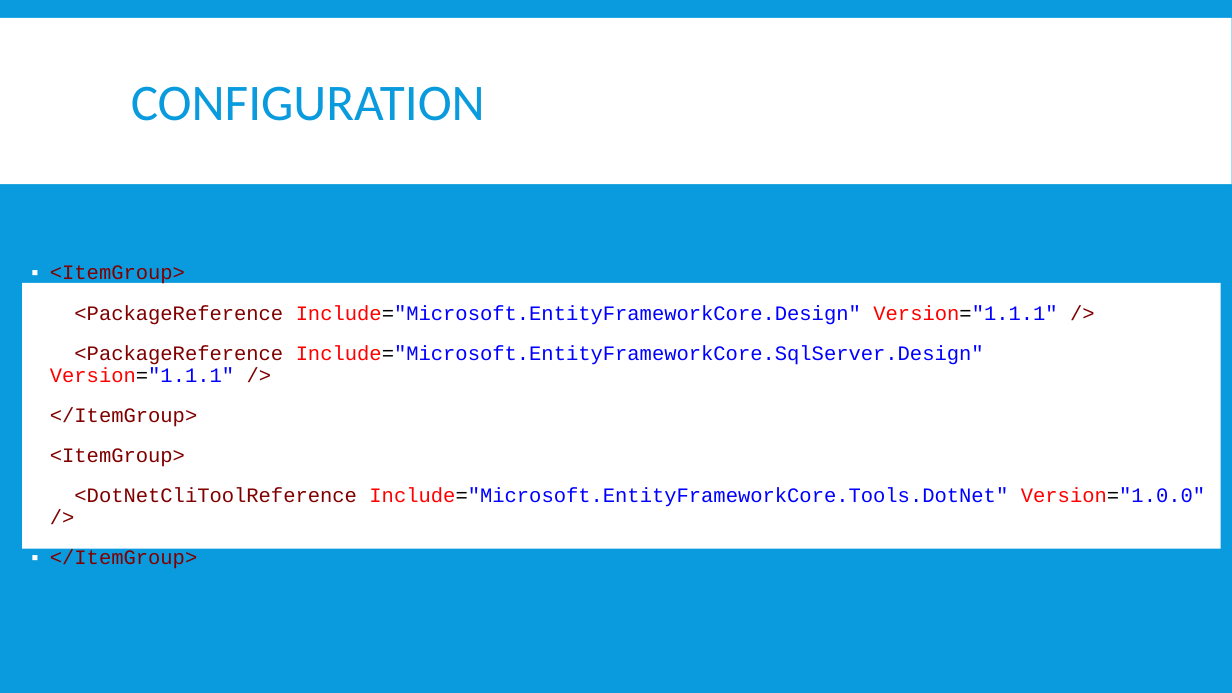
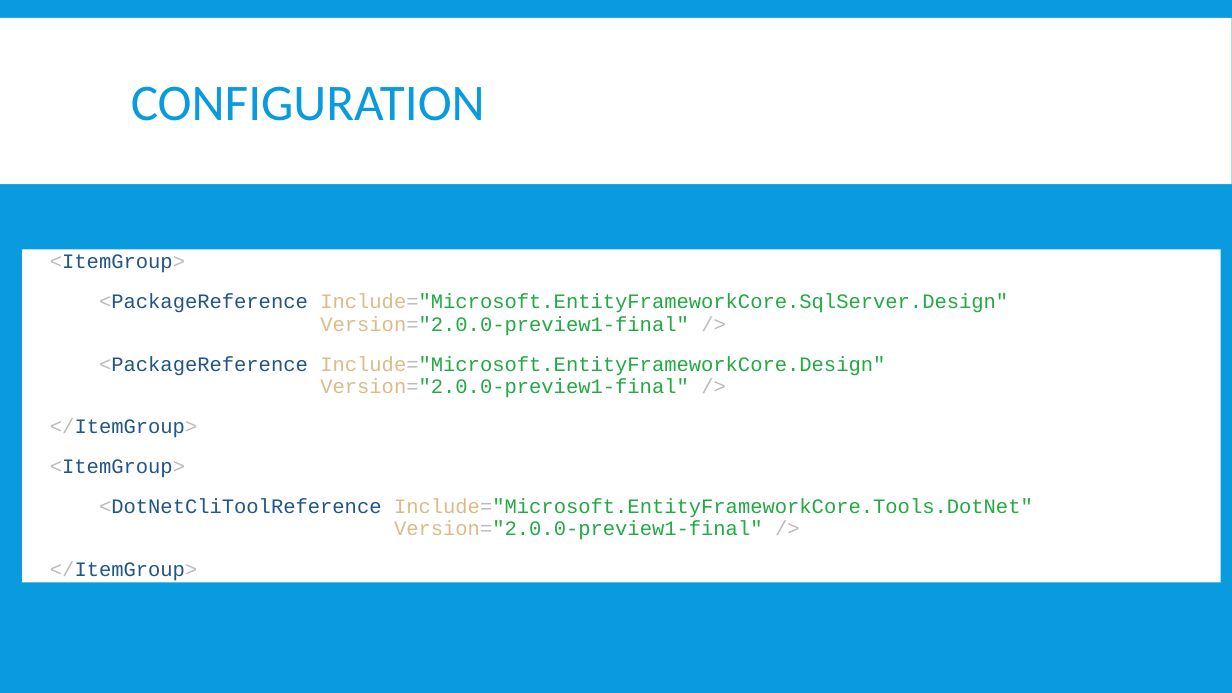
Before and after one commit to jwooley/EfCore, a slide deck: slide 4 of EfCoreGettingStarted.pptx. Drawn at 1232x693 pixels with LibreOffice and Linux fonts; fonts in the diff are those of the drawing. Boxes give left, top, right and bottom in pixels: in the first picture for what was removed or moved away, otherwise in the second. Text is boxed around its words. In the diff, an @@ line names an element or a change of style, - is before the commit and + after.

```diff
--- a/EfCoreGettingStarted.pptx
+++ b/EfCoreGettingStarted.pptx
@@ text "<ItemGroup>": place and size @@
-text "<ItemGroup>" at (22,278,1221,554)
+text "<ItemGroup>" at (22,245,1221,587)
@@ text at (50,254,198,581): text colour #800000 to #BBBBBB, text colour #800000 to #225588 in "<ItemGroup>", "</ItemGroup>", "<ItemGroup>", "</ItemGroup>" @@
@@ text at (99,294,1008,398): text changed; text colour #0000FF to #22AA44 @@
-▪ <PackageReference Include="Microsoft.EntityFrameworkCore.Design" Version="1.1.1" />
-▪ <PackageReference Include="Microsoft.EntityFrameworkCore.SqlServer.Design" Version="1.1.1" />
+▪ <PackageReference Include="Microsoft.EntityFrameworkCore.SqlServer.Design"
+  Version="2.0.0-preview1-final" />
+▪ <PackageReference Include="Microsoft.EntityFrameworkCore.Design"
+  Version="2.0.0-preview1-final" />
@@ text at (99,499,1033,540): text changed; text colour #0000FF to #22AA44 @@
-▪ <DotNetCliToolReference Include="Microsoft.EntityFrameworkCore.Tools.DotNet" Version="1.0.0" />
+▪ <DotNetCliToolReference Include="Microsoft.EntityFrameworkCore.Tools.DotNet"
+  Version="2.0.0-preview1-final" />
```
Also in this commit, not shown: 2 other slides changed, 1 other file.
